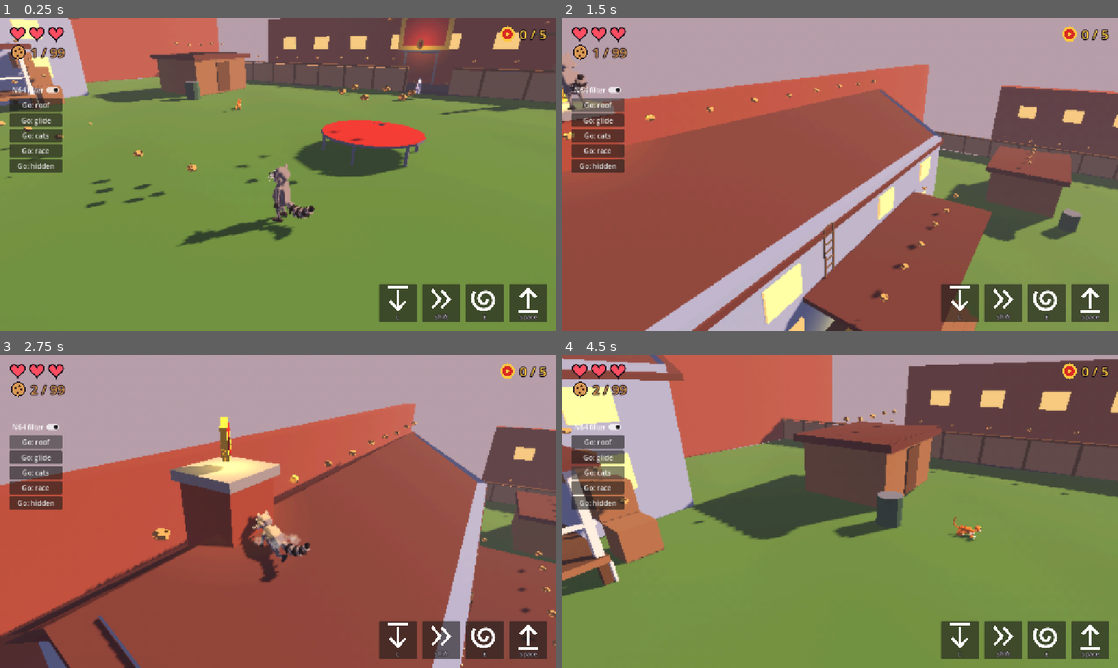
Above: before the commit, frames 1-4 (two rows, left to right).
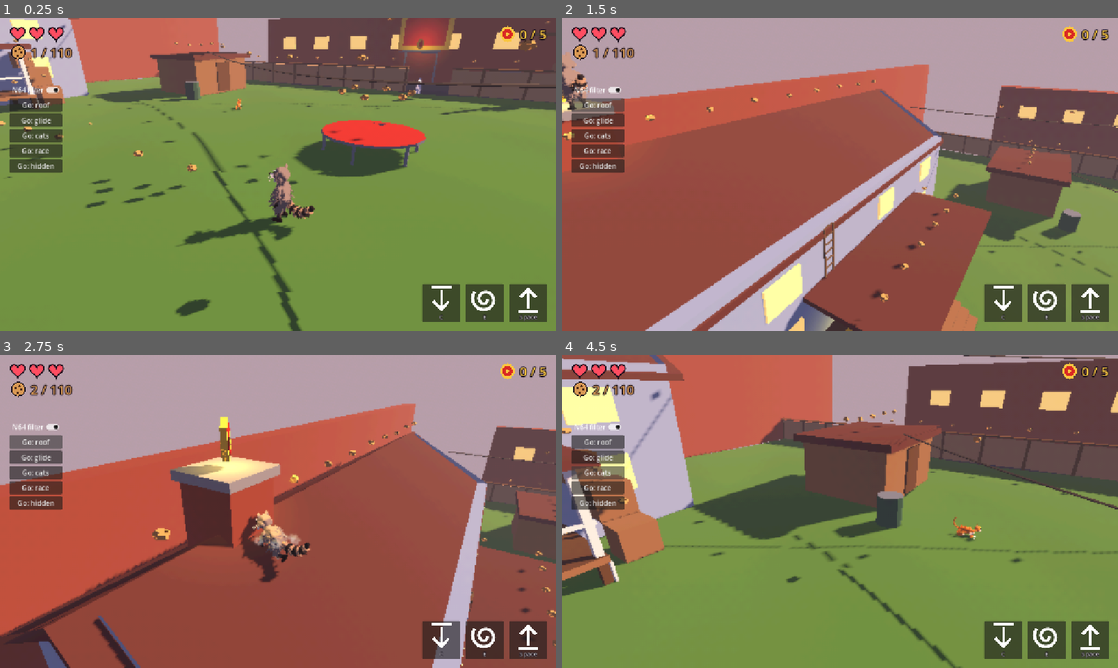
Above: after the commit, the same moments.

Repository: Sclondon/Ringtail
Game: Godot game, scene res://main.tscn
Same seed, same stepped clock (60 frames per second), same inputs: the game is played once before the commit and once after it.
Inputs (mouse positions are in pixels of both pictures, inside the frame that each line leads up to):
- Up to frame 1 (0.25 s): no input
- Up to frame 2 (1.5 s): click (1001, 302) at 0.5 s, where only the run before the commit has a clickable "Shift"; click "Go: roof" at 1.25 s
- Up to frame 3 (2.75 s): click "Go: roof" at 2 s
- Up to frame 4 (4.5 s): click "Go: glide" at 2.75 s; click "Go: glide" at 3.5 s; click "Go: cats" at 4.25 s

The runs differ from the first frame. In frame 1, 2.8% of the frame differs, in the area x 8-100%, y 2-100%; in frame 2, 1.5%; in frame 3, 1.3%; in frame 4, 2.3%.

Commit message:
Bushy fur after the user's photos, wires to walk and bounce on, snappy wind-up spin, run on all fours (no sprint), all-fours leap, big leap out of water, pad X duck / B tail
Co-Authored-By: Claude Opus 5.5 <noreply@anthropic.com>
Claude-Session: https://claude.ai/code/session_015QTKPaFFhWEZskCemuvnwW

Diff:
--- a/raccoon.tscn
+++ b/raccoon.tscn
@@ -1,12 +1,14 @@
-[gd_scene load_steps=5 format=3]
+[gd_scene load_steps=6 format=3]
 
 [ext_resource type="PackedScene" path="res://player.tscn" id="1"]
 [ext_resource type="Script" path="res://scripts/raccoon_rig.gd" id="2"]
 [ext_resource type="Script" path="res://scripts/tail_moves.gd" id="3"]
 [ext_resource type="PackedScene" path="res://models/raccoon.glb" id="4"]
+[ext_resource type="Script" path="res://scripts/water_leap.gd" id="5"]
 
 [node name="Raccoon" instance=ExtResource("1")]
-sprint_speed = 6.6
+run_speed = 5.8
+sprint_speed = 5.8
 auto_sprint = false
 
 [node name="Rig" parent="." index="1"]
@@ -17,3 +19,6 @@
 
 [node name="TailMoves" type="Node" parent="." index="2"]
 script = ExtResource("3")
+
+[node name="WaterLeap" type="Node" parent="." index="3"]
+script = ExtResource("5")
--- a/scripts/hud.gd
+++ b/scripts/hud.gd
@@ -68,7 +68,6 @@
 	_buttons.add_theme_constant_override(&"separation", 12)
 	root.add_child(_buttons)
 	_button(Icon.Kind.DUCK, "C", &"duck")
-	_button(Icon.Kind.SPRINT, "Shift", &"sprint")
 	_button(Icon.Kind.TAIL, "E", &"tail")
 	_button(Icon.Kind.JUMP, "Space", &"jump")
 
--- a/scripts/raccoon_rig.gd
+++ b/scripts/raccoon_rig.gd
@@ -13,6 +13,10 @@
 ##   that slows his fall.
 
 const TAIL_BONES := 6
+## The spin: how far through it the wind-up ends and the turn is done, and how far round he winds up.
+const SPIN_WIND := 0.24
+const SPIN_TURNED := 0.72
+const SPIN_BACK := 0.75
 ## Where each foot is in the cycle when it comes down: [hind left, hind right, fore left, fore right].
 const WALK_FEET := [0.0, 0.5, 0.25, 0.75]
 ## Sprinting he bounds: both hind feet push off nearly together, he flies stretched out, lands on both
@@ -37,6 +41,11 @@
 var _glide := 0.0
 var _twirl := 0.0
 var _spin_w := 0.0
+## Jumped from all fours he stays on them in the air (the user: "he needs an all 4s jumping animation"): whether
+## this jump is one, and how far into that pose he is.
+var _leaping := false
+var _leap_w := 0.0
+var _leap_rise := 0.0
 
 
 func _init() -> void:
@@ -61,6 +70,8 @@
 	_speeds.resize(TAIL_BONES + 1)
 	if _player:
 		_moves = _player.get_node_or_null(^"TailMoves")
+		if _player.has_signal(&"jumped"):
+			_player.jumped.connect(func() -> void: _leaping = _quad > 0.5 and _gallop > 0.3)
 
 
 func _pose_extra(delta: float) -> void:
@@ -69,11 +80,20 @@
 	var speed := flat.length()
 	var free: bool = not (&"state" in _player) or _player.state == Player.State.FREE
 	var low: bool = (&"is_ducking" in _player and _player.is_ducking) or (&"is_crawling" in _player and _player.is_crawling)
-	var fast: bool = &"is_sprinting" in _player and _player.is_sprinting and speed > _player.run_speed * 0.85
+	# (he runs on all fours, bounding: anything over a walk; the user, 2026-11-01: "remove the sprint button he
+	# should just run on all 4s")
+	var fast: bool = speed > _player.walk_speed * 1.25 and not low
 	var busy := maxf(maxf(_ball, _roll), maxf(_sprawled, _three)) + _carry + smoothstep(0.0, 0.1, _sit_at) + _slide
-	var wanted := 1.0 if free and (low or fast) and _air < 0.5 and busy < 0.2 else 0.0
+	var grounded: bool = _player.is_on_floor()
+	if grounded and _air < 0.2 and velocity.y <= 0.0:
+		_leaping = false
+	if _moves and (_moves.gliding or _moves.spin < 1.0):
+		_leaping = false
+	_leap_w = _approach(_leap_w, 1.0 if _leaping and not grounded else 0.0, 12.0, delta)
+	_leap_rise = clampf(velocity.y / 6.0, -1.0, 1.0)
+	var wanted := 1.0 if free and (((low or fast) and _air < 0.5) or _leaping) and busy < 0.2 else 0.0
 	_quad = _approach(_quad, wanted, 7.0, delta)
-	_gallop = _approach(_gallop, 1.0 if fast else 0.0, 6.0, delta)
+	_gallop = _approach(_gallop, smoothstep(_player.walk_speed, _player.run_speed * 0.8, speed) if fast else 0.0, 6.0, delta)
 	var stride := lerpf(0.44, 1.9, _gallop)
 	_qphase = fposmod(_qphase + speed / stride * delta, 1.0)
 
@@ -91,10 +111,34 @@
 	if _glide > 0.002:
 		_pose_glide(_glide)
 	if _spin_w > 0.002:
-		# (round once, quickest in the middle of it)
-		var turn := TAU * smoothstep(0.0, 1.0, spin) if spin < 1.0 else 0.0
-		_hips.basis = Basis(Vector3.UP, turn * _spin_w) * _hips.basis
+		_pose_spin(spin, _spin_w)
 	_pose_tail(delta, speed, spin)
+
+
+## The spin (the tail button): he crouches and winds up turned to his right, then whips round once to the left, fast
+## at first and settling, arms flung out, the tail lashing after him; and comes up out of it (the user: "the spin
+## needs to be snappier and he shouldnt just rotate he needs to crouch and animate in to the spin and whip his tail").
+func _pose_spin(at: float, w: float) -> void:
+	var crouch := smoothstep(0.0, SPIN_WIND, at) * (1.0 - smoothstep(SPIN_TURNED, 1.0, at))
+	var yaw := 0.0
+	if at < SPIN_WIND:
+		yaw = -SPIN_BACK * smoothstep(0.0, SPIN_WIND, at)
+	elif at < SPIN_TURNED:
+		var s := (at - SPIN_WIND) / (SPIN_TURNED - SPIN_WIND)
+		yaw = -SPIN_BACK + (TAU + SPIN_BACK) * (1.0 - pow(1.0 - s, 3.0))
+	_hips.position.y -= 0.09 * crouch * w
+	_hips.basis = Basis(Vector3.UP, yaw * w) * _hips.basis
+	_spine.basis = _slerp(_spine.basis, Basis(Vector3.RIGHT, 0.35) * _spine.basis, crouch * w)
+	_head.basis = _slerp(_head.basis, Basis(Vector3.RIGHT, -0.3) * _head.basis, crouch * w)
+	# Arms in to the chest winding up, flung wide as he goes round
+	var fling := smoothstep(SPIN_WIND, SPIN_WIND + 0.1, at) * (1.0 - smoothstep(SPIN_TURNED, 1.0, at))
+	var turned := Basis(Vector3.UP, yaw * w)
+	for i in 2:
+		var side := 1.0 if i == 0 else -1.0
+		var tucked := Vector3(side * 0.12, 0.5, 0.16)
+		var wide := Vector3(side * 0.5, 0.56, -0.04)
+		var hand := turned * tucked.lerp(wide, fling) + Vector3.DOWN * 0.09 * crouch
+		_solve_arm(i, side, to_global(hand), _forearm, w * maxf(crouch, fling))
 
 
 ## On all fours, by `w`.
@@ -108,6 +152,11 @@
 	# (rump up, shoulders down, as a raccoon goes: his arms are short)
 	# (bounding, his back stretches out flat in the air and rounds as his hind feet come up under him)
 	var lean := lerpf(1.82, 1.75, _gallop) + cos(TAU * (_qphase - 0.9)) * 0.22 * bounding
+	# Leaping: stretched out flat going up, rump dropping and front reaching down coming down
+	var up := clampf(_leap_rise, 0.0, 1.0)
+	var down := clampf(-_leap_rise, 0.0, 1.0)
+	hips_y = lerpf(hips_y, _hip_height * (0.8 - 0.06 * down), _leap_w)
+	lean = lerpf(lean, 1.5 - 0.1 * up + 0.25 * down, _leap_w)
 
 	# Where the boy's pose had his feet, in the rig's space, before the hips move.
 	var base_feet: Array[Transform3D] = []
@@ -135,6 +184,8 @@
 		# (flung out behind him as he leaves the ground)
 		step.x -= _bump(at, duty - 0.02, 0.62) * 0.16 * bounding
 		var point := Vector3(side * 0.095, ANKLE + step.y, -0.07 + step.x)
+		# (in a leap: flung out behind going up, drawn up under him coming down)
+		point = point.lerp(Vector3(side * 0.1, ANKLE + 0.14 + 0.08 * up - 0.04 * down, -0.36 * up + 0.04 * down - 0.08), _leap_w)
 		var pitch := step.y / maxf(lift, 0.001) * 0.6 if at >= duty else 0.0
 		var wanted := Transform3D(Basis(Vector3.RIGHT, pitch), point)
 		var blended := base_feet[i].interpolate_with(wanted, w)
@@ -149,6 +200,8 @@
 		var shoulder := to_local(_shoulders[i].global_position)
 		var fingers := (global_basis * Vector3(-side * 0.12, 0.0, 1.0)).normalized()
 		var point := Vector3(side * 0.13, 0.03 + step.y, shoulder.z + 0.05 + step.x)
+		# (in a leap: reaching out ahead, and down for the ground coming down)
+		point = point.lerp(Vector3(side * 0.12, 0.16 - 0.12 * down, shoulder.z + 0.28 - 0.06 * down), _leap_w)
 		var pole := (global_basis * Vector3(side * 0.3, 0.0, -1.0)).normalized()
 		_solve_arm(i, side, to_global(point) - fingers * 0.03, _forearm, w, pole)
 		_lay_hand(i, side, Vector3.UP, fingers, w * (1.0 - 0.6 * clampf(step.y / maxf(lift, 0.001), 0.0, 1.0)))
@@ -198,9 +251,12 @@
 			var out := 0.25 + 0.06 * k
 			dirs[k] = dirs[k].slerp((axis * cos(out) + (u * cos(angle) + v * sin(angle)) * sin(out)).normalized(), _glide)
 	if _spin_w > 0.001 and spin < 1.0:
-		# Flung straight out behind as he spins
+		# Wound round to his left side as he crouches; then flung out straight behind as he whips round, the springs
+		# letting it lag and then lash out after him.
+		var wound := smoothstep(0.0, SPIN_WIND, spin) * (1.0 - smoothstep(SPIN_WIND, SPIN_WIND + 0.12, spin))
 		for k in TAIL_BONES:
-			dirs[k] = dirs[k].slerp(Vector3(0.0, 0.08, -1.0).normalized(), _spin_w)
+			var angle := PI - (1.7 + 0.12 * k) * wound
+			dirs[k] = dirs[k].slerp(Vector3(sin(angle), 0.1 + 0.05 * wound, cos(angle)).normalized(), _spin_w)
 	return dirs
 
 
@@ -213,7 +269,8 @@
 	for k in TAIL_BONES:
 		targets.append(targets[k] + (hips.basis.orthonormalized() * dirs[k]) * _tail_len[k] * size)
 	var fresh := _points[0].distance_to(root) > 2.0 or _points[TAIL_BONES] == Vector3.ZERO
-	var snap := maxf(_spin_w, _glide)
+	# (not stiffened for the spin: its lag is the whip)
+	var snap := _glide
 	var steps := 2
 	var dt := delta / steps
 	for _s in steps:
--- a/scripts/tail_moves.gd
+++ b/scripts/tail_moves.gd
@@ -13,7 +13,7 @@
 
 signal struck(what: Node)
 
-@export var spin_time := 0.5
+@export var spin_time := 0.4
 @export var spin_reach := 1.35
 @export var spin_lift := 2.2
 ## How fast he may fall while twirling.
@@ -73,7 +73,8 @@
 
 	if spin < 1.0:
 		spin = minf(spin + delta / spin_time, 1.0)
-		if spin > 0.05 and spin < 0.9:
+		# (it hits as he whips round, not while he winds up)
+		if spin > 0.22 and spin < 0.8:
 			_strike(spin_reach, PI)
 
 	# The twirl: jump held on the way down.
--- /dev/null
+++ b/scripts/water_leap.gd
@@ -0,0 +1,29 @@
+class_name WaterLeap
+extends Node
+## A child of the Player: a jump out of the water is a big leap clear of it (the user,
+## 2026-11-01: "you dont jump nearly high enough in water"). The controller's own heave
+## out is 0.8 of a jump, made for the boy, who floats higher in the water than he does.
+
+## How high the leap goes, as a share of a jump from the ground.
+@export var height := 2.7
+
+var _player: Player
+var _was_swimming := false
+
+
+func _ready() -> void:
+	_player = get_parent() as Player
+	# (the jump is made, and the signal sent, while the Player is still in the water this frame)
+	_player.jumped.connect(func() -> void:
+		if _was_swimming:
+			var rise := 2.0 * _player.jump_height / _player.time_to_apex
+			_player.velocity.y = rise * sqrt(height))
+
+
+func _physics_process(_delta: float) -> void:
+	# (before the Player moves: what he was doing when this frame began)
+	_was_swimming = _player.state == Player.State.SWIM
+
+
+func _enter_tree() -> void:
+	process_physics_priority = -5
--- /dev/null
+++ b/scripts/wire.gd
@@ -0,0 +1,167 @@
+class_name Wire
+extends Node3D
+## A wire strung between two points that the raccoon lands on, walks along and bounces
+## on, as in Mario Sunshine (the user, 2026-11-01: "the hemlock tower wires to walk across
+## and bounce on"). After Hemlock's Tower's tightrope wires (TowerChunk.wire_point,
+## _tick_wire; Player._try_wire, _ride_wire): the wire sags, and is pushed down where he
+## is on it by a spring; landing harder pushes it further, and a jump taken at the bottom
+## of a bounce goes higher.
+##
+## Under him rides a small invisible floor that follows the wire, so the Player walks and
+## jumps on it as on any ground. He is kept on the line, and steps off at either end.
+
+## The two ends, in the world.
+@export var from := Vector3.ZERO
+@export var to := Vector3(6.0, 0.0, 0.0)
+## How far the middle hangs below a straight line, standing empty.
+@export var sag := 0.3
+## How far it gives under him standing still.
+@export var weight_dip := 0.16
+## Extra jump speed off the wire, and more per metre it is bent down when he jumps.
+@export var launch := 1.5
+@export var dip_boost := 9.0
+@export var colour := Color(0.12, 0.11, 0.12)
+
+const SPRING := 70.0
+const DAMP := 5.0
+const CATCH := 0.42  # how near (sideways) he has to come down to it to land on it
+const SEGMENTS := 24
+
+var rider: Player
+var riding := false
+var t := 0.5
+var dip := 0.0
+var dip_v := 0.0
+
+var _mesh := ImmediateMesh.new()
+var _floor: AnimatableBody3D
+var _shape: CollisionShape3D
+var _was_y := 0.0
+var _boost := false
+var _material: StandardMaterial3D
+
+
+func _ready() -> void:
+	# (before the Player moves, so he moves with the floor where it is this frame)
+	process_physics_priority = -10
+	var drawn := MeshInstance3D.new()
+	drawn.mesh = _mesh
+	drawn.top_level = true
+	drawn.cast_shadow = GeometryInstance3D.SHADOW_CASTING_SETTING_ON
+	_material = StandardMaterial3D.new()
+	_material.albedo_color = colour
+	_material.roughness = 0.6
+	add_child(drawn)
+	_floor = AnimatableBody3D.new()
+	_floor.top_level = true
+	_floor.sync_to_physics = false
+	_shape = CollisionShape3D.new()
+	var box := BoxShape3D.new()
+	box.size = Vector3(0.36, 0.1, 0.7)
+	_shape.shape = box
+	_shape.position.y = -0.05
+	_shape.disabled = true
+	_floor.add_child(_shape)
+	add_child(_floor)
+	_draw()
+	if rider:
+		_was_y = rider.global_position.y
+		rider.jumped.connect(func() -> void: _boost = riding)
+
+
+## Where the wire is at `at` (0 at `from`, 1 at `to`): its sag, and its dip round where he is.
+func point(at: float) -> Vector3:
+	var p := from.lerp(to, at)
+	var where := clampf(t, 0.05, 0.95)
+	var shape := at / where if at < where else (1.0 - at) / (1.0 - where)
+	p.y -= sag * 4.0 * at * (1.0 - at) + dip * shape
+	return p
+
+
+## How far along it the point nearest `at` is (looking down from above), 0..1.
+func along(at: Vector3) -> float:
+	var flat := Vector2(to.x - from.x, to.z - from.z)
+	var rel := Vector2(at.x - from.x, at.z - from.z)
+	return clampf(rel.dot(flat) / maxf(flat.length_squared(), 0.0001), 0.0, 1.0)
+
+
+func _physics_process(delta: float) -> void:
+	if rider == null:
+		return
+	var here := rider.global_position
+	var at := along(here)
+	var on_line := point(at)
+	var aside := Vector2(here.x - on_line.x, here.z - on_line.z)
+	var falling := rider.velocity.y
+	if not riding:
+		# Coming down onto it: from above it last frame to at or below it now, close enough sideways
+		if falling <= 0.0 and _was_y >= on_line.y - 0.05 and here.y <= on_line.y + 0.05 and aside.length() < CATCH and at > 0.02 and at < 0.98 \
+				and rider.state == Player.State.FREE:
+			riding = true
+			t = at
+			dip_v += absf(falling) * 0.35
+			rider.global_position = Vector3(on_line.x, on_line.y, on_line.z)
+	elif at <= 0.015 or at >= 0.985 or here.y > on_line.y + 1.2 or here.y < on_line.y - 0.6 or rider.state != Player.State.FREE:
+		riding = false
+	if riding:
+		t = at
+		# (kept on the line: the wire is too thin to stand anywhere but on it)
+		rider.global_position.x = on_line.x
+		rider.global_position.z = on_line.z
+	if _boost:
+		_boost = false
+		if rider.velocity.y > 0.0:
+			# Timed at the bottom of a bounce, it throws him high
+			rider.velocity.y += launch + maxf(dip, 0.0) * dip_boost
+			dip_v -= 3.0
+			riding = false
+	# The spring, round a little dip while he stands on it
+	var rest := weight_dip if riding and rider.is_on_floor() else 0.0
+	dip_v += (-SPRING * (dip - rest) - DAMP * dip_v) * delta
+	dip += dip_v * delta
+	_place_floor()
+	_was_y = rider.global_position.y
+	_draw()
+
+
+func _place_floor() -> void:
+	_shape.disabled = not riding
+	if not riding:
+		return
+	var p := point(t)
+	var ahead := (point(minf(t + 0.02, 1.0)) - point(maxf(t - 0.02, 0.0))).normalized()
+	var flat := Vector3(ahead.x, 0.0, ahead.z).normalized()
+	var side := flat.cross(Vector3.UP).normalized()
+	var up := side.cross(ahead).normalized() * -1.0 if side.cross(ahead).y < 0.0 else side.cross(ahead).normalized()
+	_floor.global_transform = Transform3D(Basis(side, up, ahead).orthonormalized(), p)
+
+
+func _draw() -> void:
+	_mesh.clear_surfaces()
+	_mesh.surface_begin(Mesh.PRIMITIVE_TRIANGLES, _material)
+	var radius := 0.03
+	var sides := 5
+	var rings: Array[PackedVector3Array] = []
+	for k in SEGMENTS + 1:
+		var a := float(k) / SEGMENTS
+		var p := point(a)
+		var ahead := (point(minf(a + 0.02, 1.0)) - point(maxf(a - 0.02, 0.0))).normalized()
+		var u := ahead.cross(Vector3.UP).normalized()
+		var v := u.cross(ahead).normalized()
+		var ring := PackedVector3Array()
+		for s in sides:
+			var angle := TAU * s / sides
+			ring.append(p + (u * cos(angle) + v * sin(angle)) * radius)
+		rings.append(ring)
+	for k in SEGMENTS:
+		for s in sides:
+			var s1 := (s + 1) % sides
+			var normal := (rings[k][s] + rings[k][s1] - point(float(k) / SEGMENTS) * 2.0).normalized()
+			_mesh.surface_set_normal(normal)
+			_mesh.surface_add_vertex(rings[k][s])
+			_mesh.surface_add_vertex(rings[k + 1][s])
+			_mesh.surface_add_vertex(rings[k + 1][s1])
+			_mesh.surface_add_vertex(rings[k][s])
+			_mesh.surface_add_vertex(rings[k + 1][s1])
+			_mesh.surface_add_vertex(rings[k][s1])
+	_mesh.surface_end()
--- a/scripts/world.gd
+++ b/scripts/world.gd
@@ -54,6 +54,7 @@
 	player.facing_yaw = PI
 	player.set_spawn(spawn.origin)
 	player.respawned.connect(_on_respawned)
+	_controls()
 	camera = FollowCamera.new()
 	camera.target = player
 	camera.mode = FollowCamera.Mode.ORBIT
@@ -76,6 +77,25 @@
 	crumbs_changed.emit(crumbs, crumbs_total)
 	caps_changed.emit(caps.size(), CAP_NAMES.size())
 	hearts_changed.emit(hearts)
+
+
+## His controls, over what the Player sets up: no sprint (he runs on all fours anyway; the user, 2026-11-01:
+## "remove the sprint button"), and on a gamepad X to duck and slide, B for the tail (the user, 2026-11-01).
+func _controls() -> void:
+	if InputMap.has_action(&"sprint"):
+		InputMap.action_erase_events(&"sprint")
+	for action: StringName in [&"duck", &"tail"]:
+		if not InputMap.has_action(action):
+			InputMap.add_action(action)
+		for event in InputMap.action_get_events(action):
+			if event is InputEventJoypadButton:
+				InputMap.action_erase_event(action, event)
+	var duck := InputEventJoypadButton.new()
+	duck.button_index = JOY_BUTTON_X
+	InputMap.action_add_event(&"duck", duck)
+	var tail := InputEventJoypadButton.new()
+	tail.button_index = JOY_BUTTON_B
+	InputMap.action_add_event(&"tail", tail)
 
 
 func _environment() -> void:
@@ -148,6 +168,16 @@
 			_cats_left += 1
 		elif name.begins_with("check_"):
 			_checkpoints.append(at)
+	var k_wire := 0
+	while markers.has("wire_%d_a" % k_wire):
+		var wire := Wire.new()
+		wire.from = markers["wire_%d_a" % k_wire].origin
+		wire.to = markers["wire_%d_b" % k_wire].origin
+		# (the same sag as tools/build_world1.py lays its crumbs along)
+		wire.sag = 0.03 * wire.from.distance_to(wire.to)
+		wire.rider = player
+		add_child(wire)
+		k_wire += 1
 	if markers.has("trampoline"):
 		var bed := Trampoline.new()
 		bed.position = markers["trampoline"].origin
--- a/tests/pose_shots.gd
+++ b/tests/pose_shots.gd
@@ -5,7 +5,7 @@
 ## Needs a window (pictures cannot be taken headless); it is kept off the screen.
 
 const SIZE := Vector2i(360, 400)
-const MOVES := ["stand", "walk", "run", "sprint", "duckwalk", "duck", "jump", "glide", "spin", "air_spin", "bound"]
+const MOVES := ["stand", "walk", "run", "sprint", "duckwalk", "duck", "jump", "glide", "spin", "air_spin", "bound", "leap"]
 
 var out := "user://pose_shots"
 var only: Array[String] = []
@@ -91,6 +91,15 @@
 		"spin":
 			Input.action_press(&"tail")
 			await _frames(9)
+		"leap":
+			Input.action_press(&"move_up", 1.0)
+			await _frames(50)
+			Input.action_press(&"jump")
+			player._queue_jump()
+			await _frames(3)
+			await _filmstrip(move, 5)
+			_release()
+			return
 		"bound":
 			Input.action_press(&"move_up", 1.0)
 			Input.action_press(&"sprint")
@@ -110,19 +119,19 @@
 
 
 ## Eight pictures through about one bound, from his left side, the camera keeping pace.
-func _filmstrip(move: String) -> void:
+func _filmstrip(move: String, gap := 2) -> void:
 	var sheet := Image.create(SIZE.x * 4, SIZE.y * 2, false, Image.FORMAT_RGBA8)
 	for k in 8:
 		var at := player.visual_position + Vector3.UP * 0.4
 		var a := player.facing_yaw + PI * 0.5
-		eye.global_position = at + Vector3(sin(a) * 2.6, 0.3, cos(a) * 2.6)
+		eye.global_position = at + Vector3(sin(a) * 4.2, 0.4, cos(a) * 4.2)
 		eye.look_at(at, Vector3.UP)
 		await process_frame
 		await process_frame
 		var image := view.get_texture().get_image()
 		image.convert(Image.FORMAT_RGBA8)
 		sheet.blit_rect(image, Rect2i(Vector2i.ZERO, SIZE), Vector2i(SIZE.x * (k % 4), SIZE.y * (k / 4)))
-		await _frames(2)
+		await _frames(gap)
 	sheet.save_png(out.path_join(move + ".png"))
 	print("SHOT ", move)
 
--- a/tests/smoke.gd
+++ b/tests/smoke.gd
@@ -44,15 +44,14 @@
 	_check(world.crumbs_total >= 90, "world has its Crumbs (%d)" % world.crumbs_total)
 	_check(get_nodes_in_group(&"cats").size() == 3, "three cats in the yard")
 
-	# Sprinting goes onto all fours
+	# Running goes onto all fours, bounding
 	await _put(Vector3(0.0, 0.05, 8.0))
 	Input.action_press(&"move_up")
-	Input.action_press(&"sprint")
 	var most := 0.0
 	for _i in 70:
 		await physics_frame
 		most = maxf(most, rig._quad)
-	_check(most > 0.9 and rig._gallop > 0.5, "sprint on all fours (quad %.2f)" % most)
+	_check(most > 0.9 and rig._gallop > 0.5, "running on all fours (quad %.2f)" % most)
 
 	# Duck-walking too
 	await _put(Vector3(0.0, 0.05, 8.0))
@@ -131,6 +130,45 @@
 	await _frames(5)
 	_check(world.caps.has("roof"), "a Bottlecap taken")
 
+	# Dropped onto a wire he lands on it, rides it, and bounces off it higher than a jump
+	var wire: Wire
+	for node in world.get_children():
+		if node is Wire:
+			wire = node
+			break
+	_check(wire != null, "the world has wires")
+	if wire:
+		await _put(wire.point(0.5) + Vector3.UP * 1.2)
+		await _frames(40)
+		_check(wire.riding and absf(player.global_position.y - wire.point(wire.t).y) < 0.15, "lands on a wire and stays on it")
+		var on := player.global_position.y
+		Input.action_press(&"jump")
+		player._queue_jump()
+		var top := on
+		for _i in 60:
+			await physics_frame
+			top = maxf(top, player.global_position.y)
+		Input.action_release(&"jump")
+		_check(top - on > player.jump_height + 0.2, "a jump off a wire goes higher (%.2f m)" % (top - on))
+
+	# Swimming, a jump is a big leap out of the water
+	var pond: Pool = null
+	for node in world.get_children():
+		if node is Pool:
+			pond = node
+	if pond:
+		await _put(pond.global_position + Vector3.DOWN * 0.6)
+		await _frames(60)
+		var swimming := player.state == Player.State.SWIM
+		Input.action_press(&"jump")
+		player._queue_jump()
+		var highest := -INF
+		for _i in 50:
+			await physics_frame
+			highest = maxf(highest, player.global_position.y)
+		Input.action_release(&"jump")
+		_check(swimming and highest - pond.surface_y() > 1.7, "a leap out of the water (%.2f m over it)" % (highest - pond.surface_y()))
+
 	# A pounce hurts, and losing every heart sends him back
 	world.hurt(player.global_position + Vector3.FORWARD)
 	_check(world.hearts == World.MAX_HEARTS - 1, "hurt takes a heart")
Binary file changed: models/raccoon.glb
Binary file changed: models/raccoon_lo.glb
Binary file changed: models/world1.glb
Not shown, added: scripts/wire.gd.uid
Not shown, changed: tools/raccoon.blend
Not shown, changed: tools/raccoon_lo.blend
Not shown, changed: tools/world1.blend
